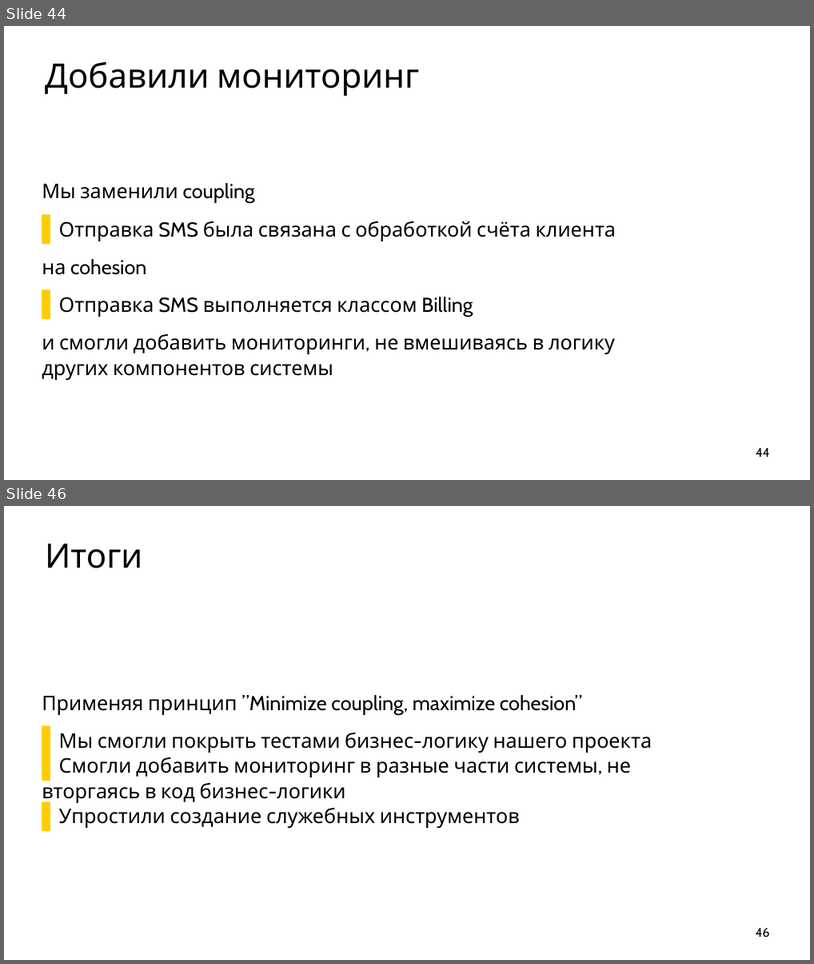
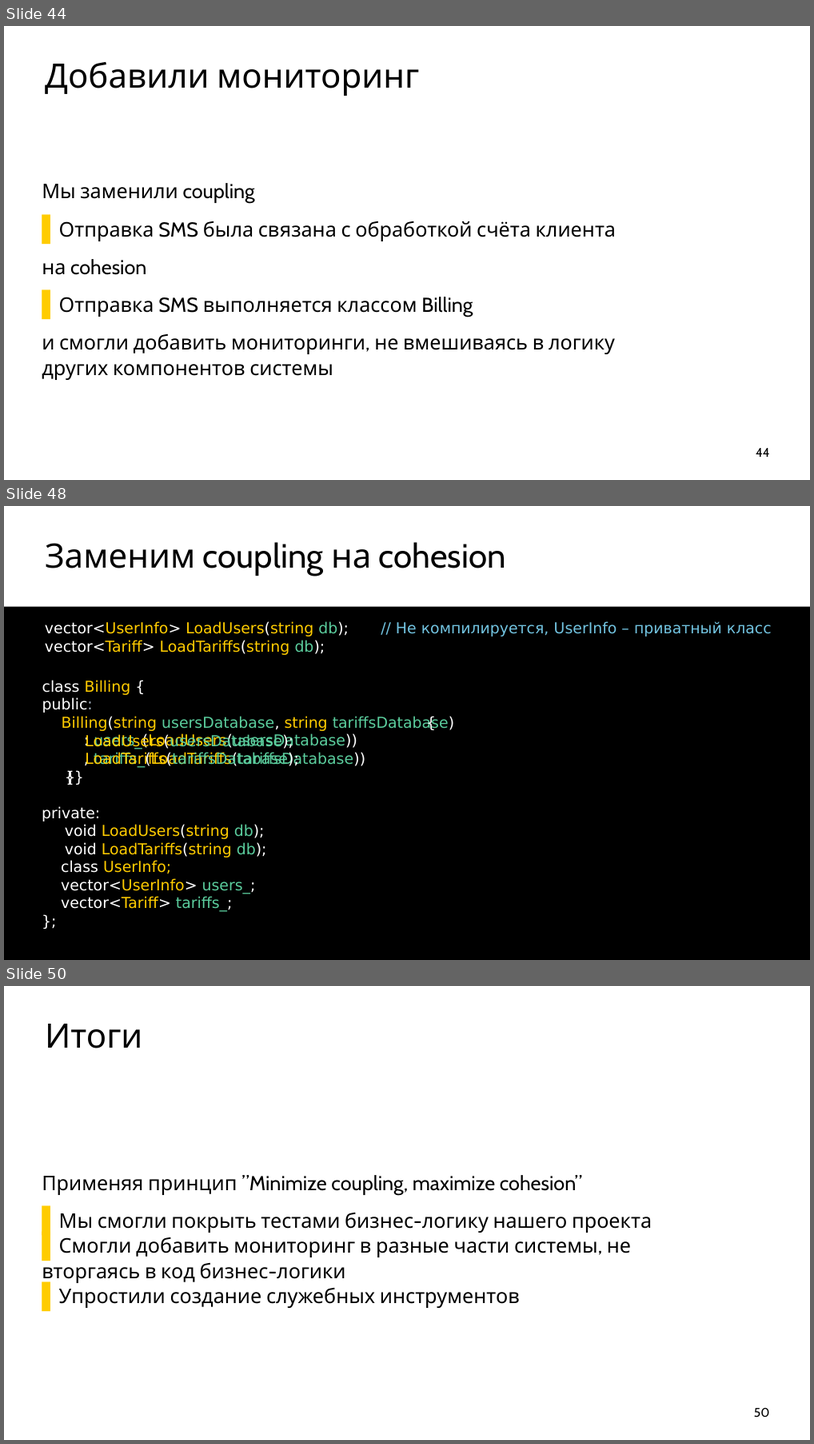
Before and after one commit to ishfb/cpprus17, a slide deck: slides.pptx. Shown one above the other, each under a label of ours: slides 44 and 46 before the commit, slides 44, 48 and 50 after it; the slides between them are not shown. The pictures are 814x964 and 814x1444 pixels, drawn with LibreOffice and Linux fonts; fonts in the diff are those of the drawing. Boxes give left, top, right and bottom in pixels: in the first picture for what was removed or moved away, otherwise in the second. Text is boxed around its words. In the diff, an @@ line names an element or a change of style, - is before the commit and + after.

```diff
--- a/slides.pptx
+++ b/slides.pptx
@@ slide 48 added at [4,506,810,960], background #FFFFFF @@
@@ title added at [45,542,506,576], 80 pt, text #000000 @@
+Заменим coupling на cohesion
@@ text added at [4,607,810,960], fill #000000, 36 pt, text #5BCD9D @@
+class Billing {
+public:
+Billing(string usersDatabase, string tariffsDatabase)
@@ text added at [45,621,349,655], 36 pt, text #FFCC00 @@
+vector<UserInfo> LoadUsers(string db);
+vector<Tariff> LoadTariffs(string db);
@@ text added at [396,621,772,636], 36 pt, text #72C3E0 @@
+// Не компилируется, UserInfo – приватный класс
@@ text added at [85,734,298,768], 36 pt, text #5BCD9D @@
+{
+LoadUsers(usersDatabase);
+LoadTariffs(tariffsDatabase);
+}
@@ text added at [94,733,366,768], 36 pt, text #5BCD9D @@
+: users_(LoadUsers(usersDatabase))
+, tariffs_(LoadTariffs(tariffsDatabase))
+{}
@@ text added at [42,806,100,821], 36 pt, text #FFFFFF @@
+private:
@@ text added at [65,824,267,857], 36 pt, text #FFCC00 @@
+void LoadUsers(string db);
+void LoadTariffs(string db);
@@ text added at [61,860,256,912], 36 pt, text #FFFFFF @@
+class UserInfo;
+vector<UserInfo> users_;
+vector<Tariff> tariffs_;
+};
@@ what was slide 46 is now slide 50 @@
@@ page number at [754,1408,770,1417]: text changed @@
-46
+50
```
Also in this commit, not shown: 2 slides changed, 4 other slides added, 1 slide removed, 1 other file.
